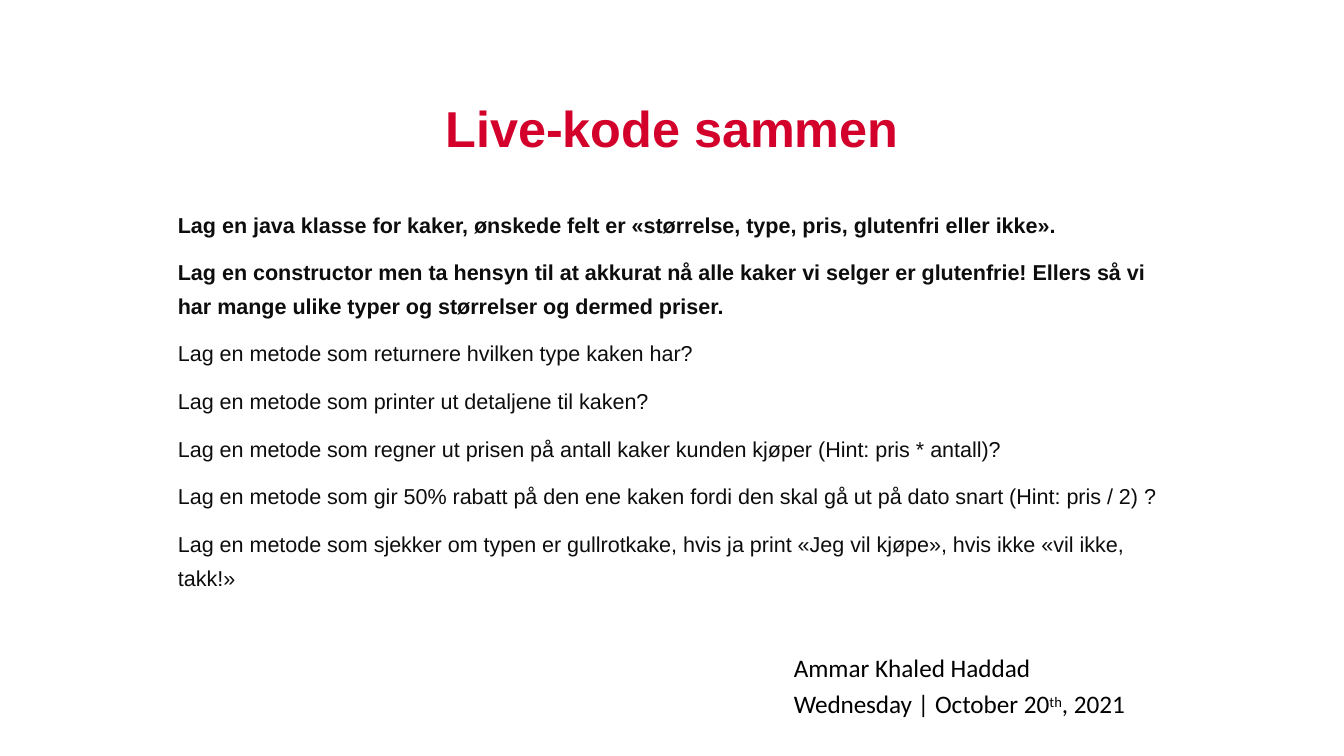
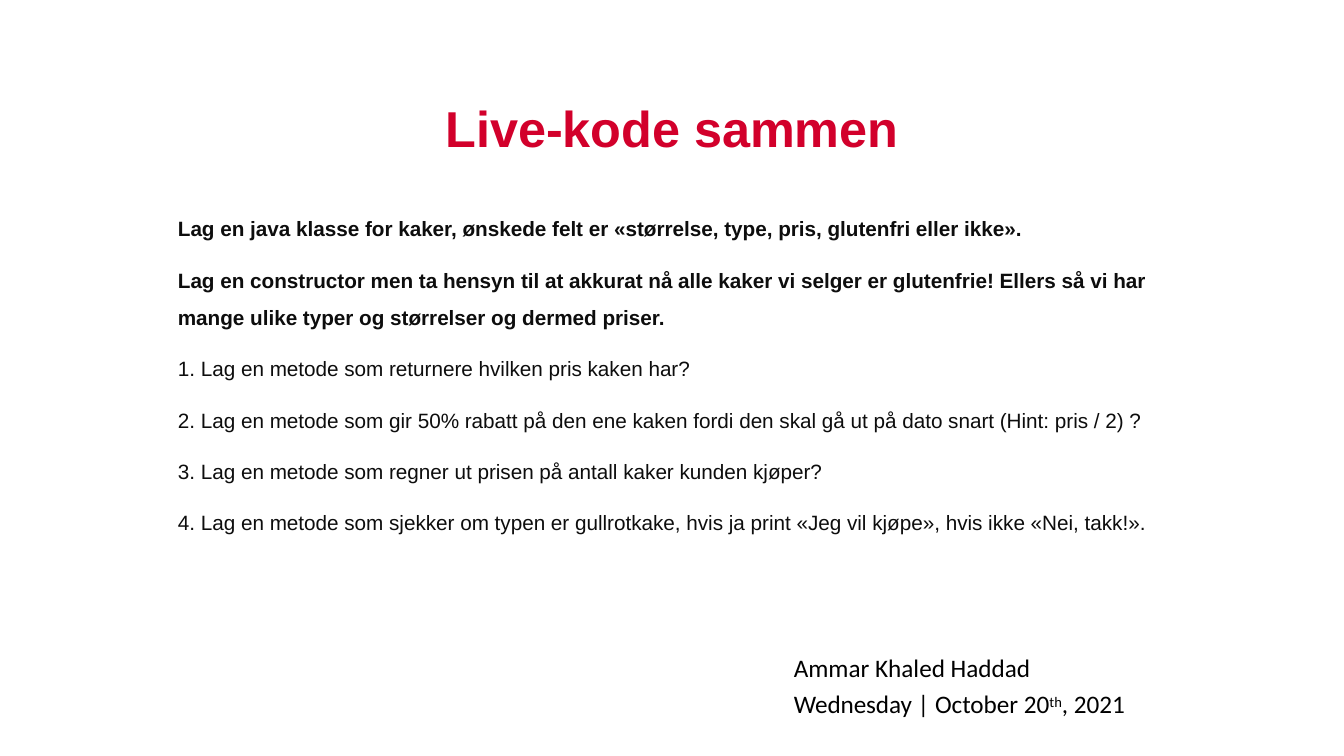
Before and after one commit to vikhok/EkstraForelesninger, a slide deck: slide 12 of Forelesning 1.pptx. Drawn at 1344x756 pixels with LibreOffice and Linux fonts; fonts in the diff are those of the drawing; background and template pictures are left out. Boxes give left, top, right and bottom in pixels: in the first picture for what was removed or moved away, otherwise in the second. Text is boxed around its words. In the diff, an @@ line names an element or a change of style, - is before the commit and + after.

```diff
--- a/Forelesning 1.pptx
+++ b/Forelesning 1.pptx
@@ subtitle at bbox=[178, 221, 1145, 330]: size 15.4 to 14.8 pt in "Lag en java klasse for kaker, ønskede ...", "Lag en constructor men ta hensyn til ..."; line spacing 1.3 to 1.5 @@
@@ subtitle at bbox=[178, 361, 1146, 535]: text changed; size 15.4 to 14.8 pt @@
-Lag en metode som returnere hvilken type kaken har?
-Lag en metode som printer ut detaljene til kaken?
-Lag en metode som regner ut prisen på antall kaker kunden kjøper (Hint: pris * antall)?
-Lag en metode som gir 50% rabatt på den ene kaken fordi den skal gå ut på dato snart (Hint: pris / 2) ?
-Lag en metode som sjekker om typen er gullrotkake, hvis ja print «Jeg vil kjøpe», hvis ikke «vil ikke, takk!»
+1. Lag en metode som returnere hvilken pris kaken har?
+2. Lag en metode som gir 50% rabatt på den ene kaken fordi den skal gå ut på dato snart (Hint: pris / 2) ?
+3. Lag en metode som regner ut prisen på antall kaker kunden kjøper?
+4. Lag en metode som sjekker om typen er gullrotkake, hvis ja print «Jeg vil kjøpe», hvis ikke «Nei, takk!».
```
Also in this commit, not shown: 5 other files.
